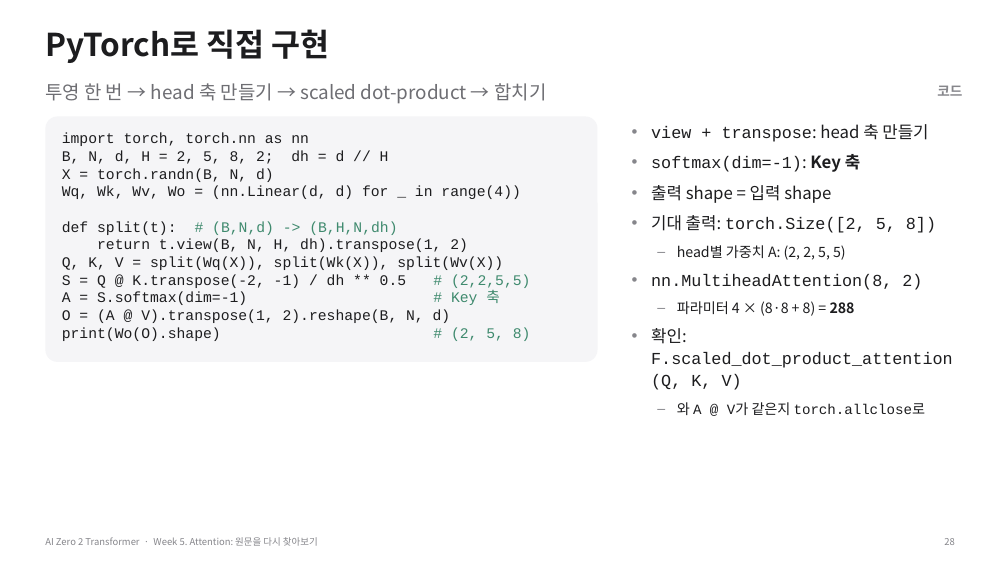
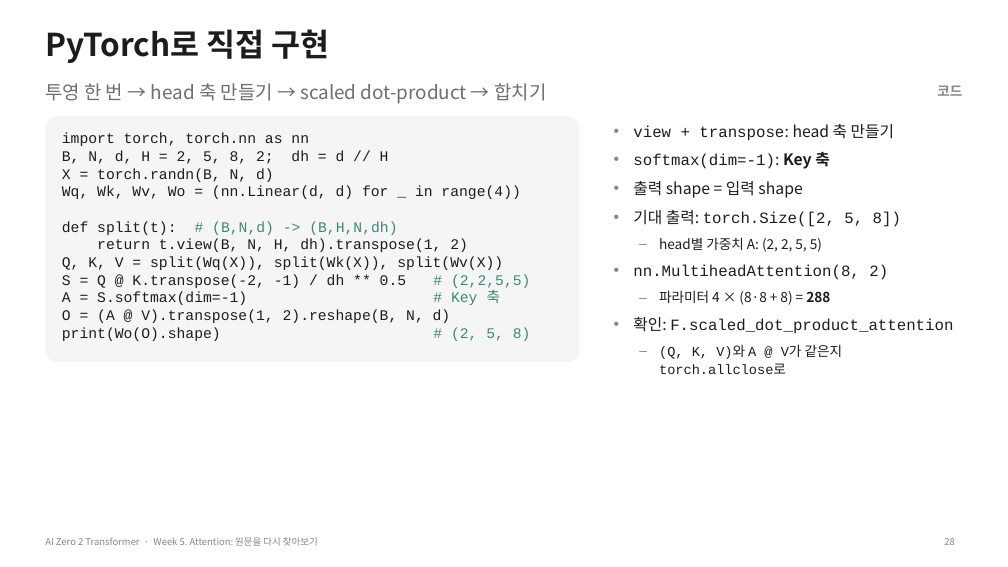
Before and after one commit to myunhh/AI-Zero-2-Transformers, a slide deck: slide 28 of lectures/week05_attention.pptx. Drawn at 1008x567 pixels with LibreOffice and Linux fonts; fonts in the diff are those of the drawing. Boxes give left, top, right and bottom in pixels: in the first picture for what was removed or moved away, otherwise in the second. Text is boxed around its words. In the diff, an @@ line names an element or a change of style, - is before the commit and + after.

```diff
--- a/lectures/week05_attention.pptx
+++ b/lectures/week05_attention.pptx
@@ rounded rectangle resized from (x1=45, y1=116, x2=597, y2=362) to (x1=45, y1=116, x2=580, y2=362) @@
@@ text "view + transpose: head 축 ..." moved from (x1=651, y1=124, x2=953, y2=415) to (x1=633, y1=124, x2=953, y2=374) @@
@@ text at (x1=633, y1=124, x2=901, y2=305): size 16 to 15 pt in "view + transpose: head 축 만들기", "softmax(dim=-1): Key 축", "출력 shape = 입력 shape", "기대 출력: torch.Size([2, 5, 8])" and 1 more places; size 13.5 to 13 pt in "head별 가중치 A: (2, 2, 5, 5)", "파라미터 4 × (8·8 + 8) = ..." @@
@@ text at (x1=633, y1=317, x2=953, y2=374): text changed; size 16 to 15 pt @@
-• 확인: F.scaled_dot_product_attention(Q, K, V)
-– 와 A @ V가 같은지 torch.allclose로
+• 확인: F.scaled_dot_product_attention
+– (Q, K, V)와 A @ V가 같은지 torch.allclose로
```
Also in this commit, not shown: 10 other slides changed, 10 other files.
